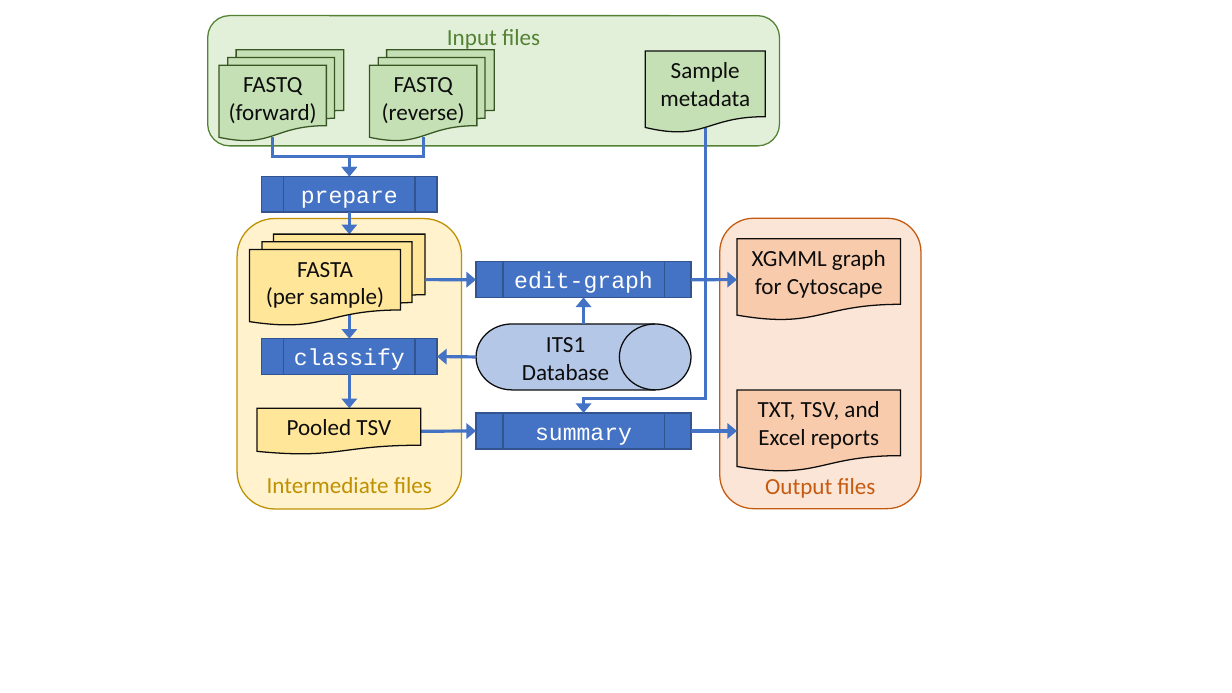
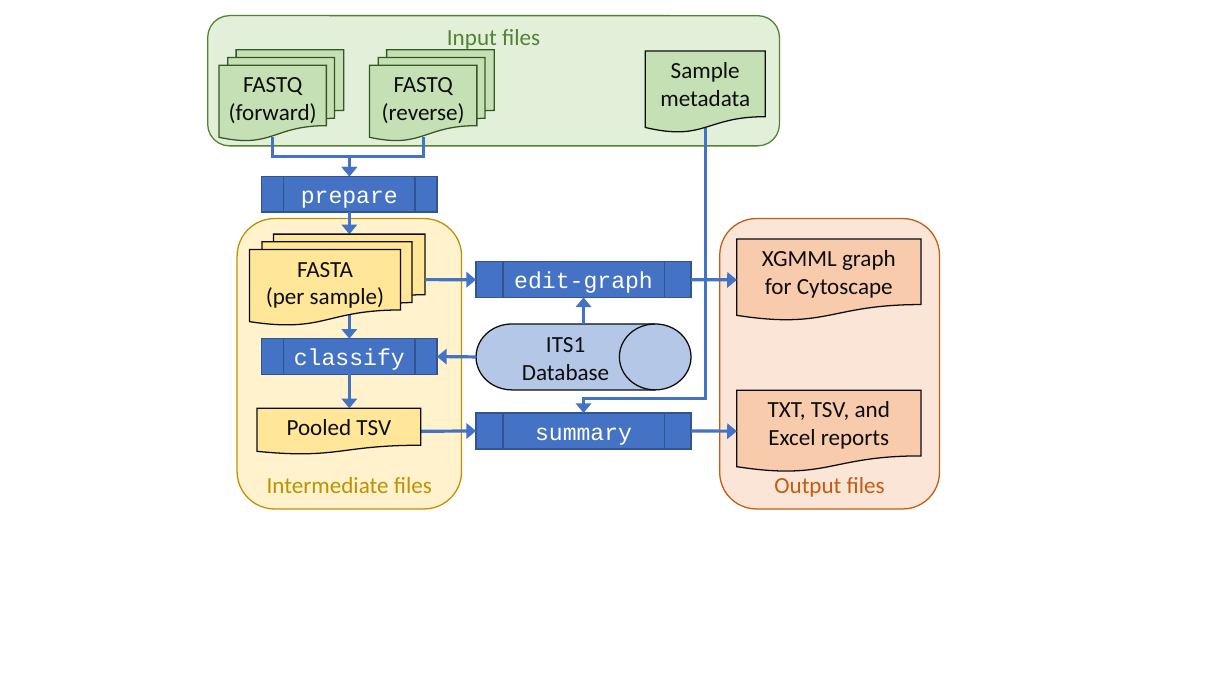
Before and after one commit to peterjc/thapbi-pict, a slide deck: slide 1 of docs/images/pipeline-meta.pptx. Drawn at 1232x693 pixels with LibreOffice and Linux fonts; fonts in the diff are those of the drawing. Boxes give left, top, right and bottom in pixels: in the first picture for what was removed or moved away, otherwise in the second. Text is boxed around its words. In the diff, an @@ line names an element or a change of style, - is before the commit and + after.

```diff
--- a/docs/images/pipeline-meta.pptx
+++ b/docs/images/pipeline-meta.pptx
@@ rounded rectangle "Output files": place and size @@
-rounded rectangle "Output files" at <box>720,218,921,508</box>
+rounded rectangle "Output files" at <box>720,219,940,509</box>
@@ flow chart document "XGMML graph": place and size @@
-flow chart document "XGMML graph" at <box>738,238,901,321</box>
+flow chart document "XGMML graph" at <box>737,239,921,322</box>
@@ flow chart document "TXT, TSV, and Excel reports": place and size @@
-flow chart document "TXT, TSV, and Excel reports" at <box>738,390,901,472</box>
+flow chart document "TXT, TSV, and Excel reports" at <box>737,390,921,472</box>
```
Also in this commit, not shown: 5 other files.
